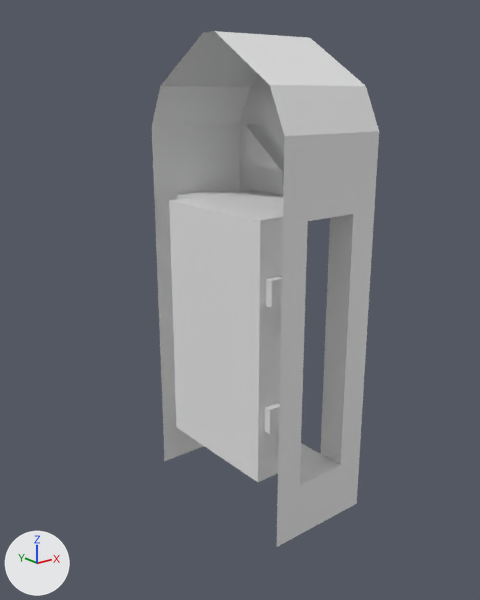
A saved change to the COLLADA model Assets/Models/Door.dae.
Both versions are drawn from a camera (50 mm lens) standing at (-16.33, -17.56, 14.18) and looking at (-2.46, -0.22, 7.24). Every picture has the same lights, and +X, +Y and +Z are marked at lower left. Where no turn or scale is listed for an object, it has been applied to the vertices. Vertices at the same position are counted once.
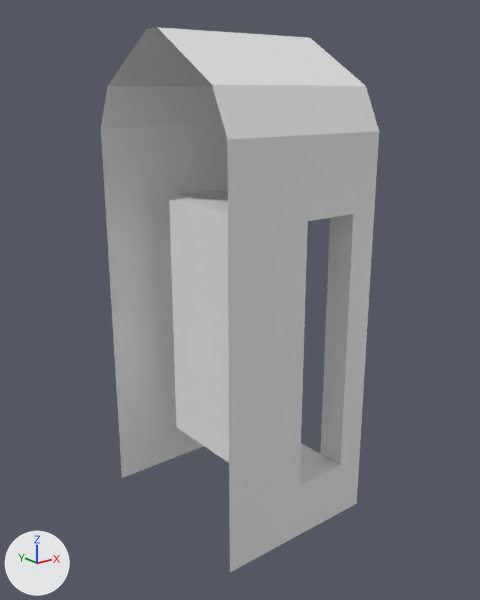
What differs and where, as boxes [x1, y1, x2, y2] in the pictures (480 x 600 px; the box of a moved part takes in the faces that stretch with it):
'Cube', reshaped (22% wider): before [152, 31, 379, 547]; after [101, 27, 379, 572]
part 1 of me_cube_008, moved or reshaped: before [241, 34, 310, 482]; after [212, 33, 310, 485]
part 2 of me_cube_008, moved or reshaped: before [152, 86, 184, 197]; after [101, 86, 184, 202]
part 3 of me_cube_008, moved or reshaped: before [277, 236, 300, 547]; after [228, 236, 300, 572]
part 4 of me_cube_008, moved or reshaped: before [154, 194, 184, 461]; after [105, 194, 184, 478]
part 5 of me_cube_008, moved or reshaped: before [161, 31, 269, 87]; after [108, 27, 240, 87]

The change, as a list of edits to the scene's bpy script:
```text
Change me_cube_008:
    where me_cube_008.from_pydata(...)  # 118 vertices, 218 faces; spans x -3.5..0.5, y -3.5..3.5, z -0.5..15.9
    used by ob_cube; location = (0.0, 0.0, 0.0)
    me_cube_008 part 1: all 4 vertices in x -3.5, y -3.5..-2.9, z 10.5..14.4 are moved by (-2.0, 0.0, 0.0)
    me_cube_008 part 2: all 4 vertices in x -3.5, y 2.9..3.5, z 10.5..14.4 are moved by (-2.0, 0.0, 0.0)
    me_cube_008 part 3: all 3 vertices in x -3.5, y -3.5, z -0.5..1.5 are moved by (-2.0, 0.0, 0.0)
    me_cube_008 part 4: all 3 vertices in x -3.5, y 3.5, z -0.5..1.5 are moved by (-2.0, 0.0, 0.0)
    me_cube_008 part 5: all 2 vertices in x -3.5, y -0.3..0.3, z 15.9 are moved by (-2.0, 0.0, 0.0)
```
